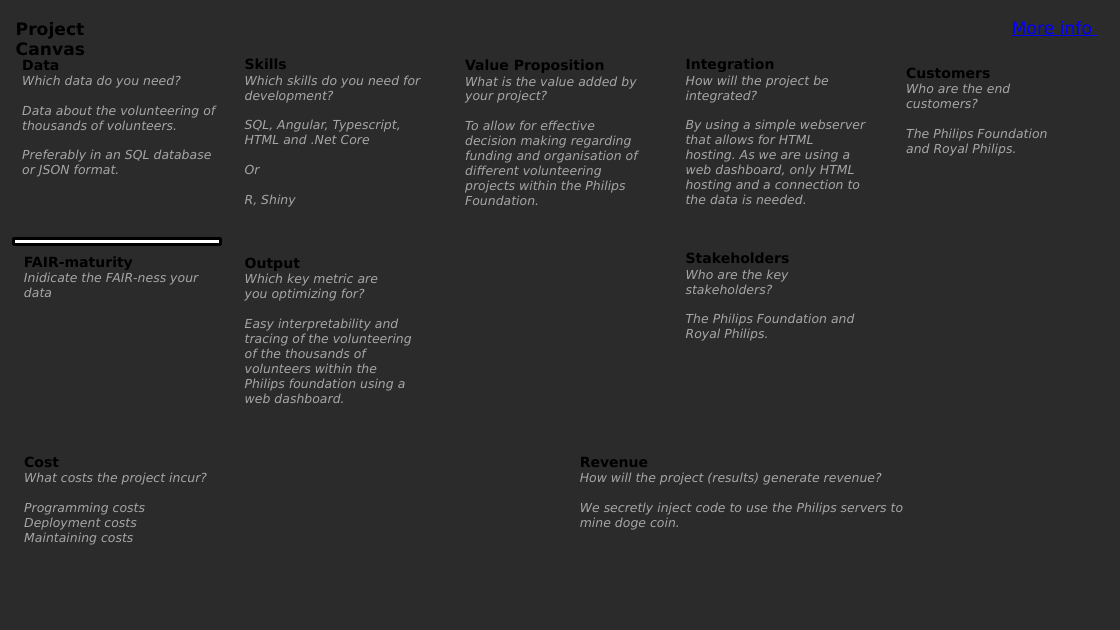
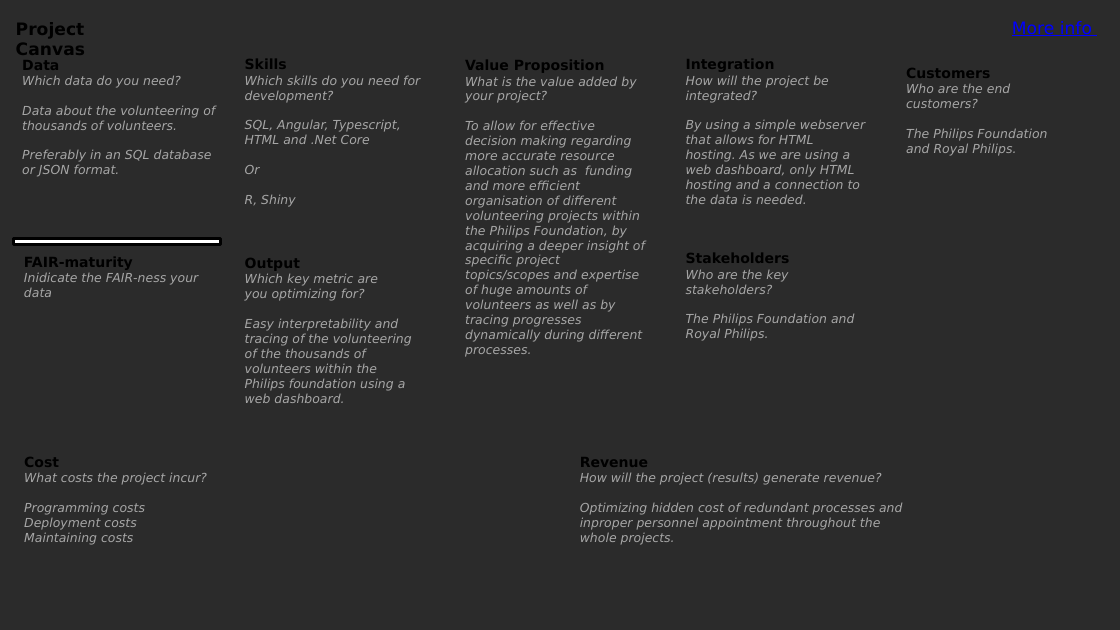
Before and after one commit to Ycreak/DIP_2020, a slide deck: slide 1 of 28_AI_Project_Canvas_including_FAIR_v1.pptx. Drawn at 1120x630 pixels with LibreOffice and Linux fonts; fonts in the diff are those of the drawing; background and template pictures are left out; a plain dark background stands for a picture behind light text. Boxes give left, top, right and bottom in pixels: in the first picture for what was removed or moved away, otherwise in the second. Text is boxed around its words. In the diff, an @@ line names an element or a change of style, - is before the commit and + after.

Commit message:
Add some contents

```diff
--- a/28_AI_Project_Canvas_including_FAIR_v1.pptx
+++ b/28_AI_Project_Canvas_including_FAIR_v1.pptx
@@ text at (x1=465, y1=120, x2=645, y2=357): text changed @@
-To allow for effective decision making regarding funding and organisation of different volunteering projects within the Philips Foundation.
+To allow for effective decision making regarding more accurate resource allocation such as funding and more efficient organisation of different volunteering projects within the Philips Foundation, by acquiring a deeper insight of specific project topics/scopes and expertise of huge amounts of volunteers as well as by tracing progresses dynamically during different processes.
@@ text at (x1=580, y1=502, x2=902, y2=545): text changed @@
-We secretly inject code to use the Philips servers to mine doge coin.
+Optimizing hidden cost of redundant processes and inproper personnel appointment throughout the whole projects.
```
